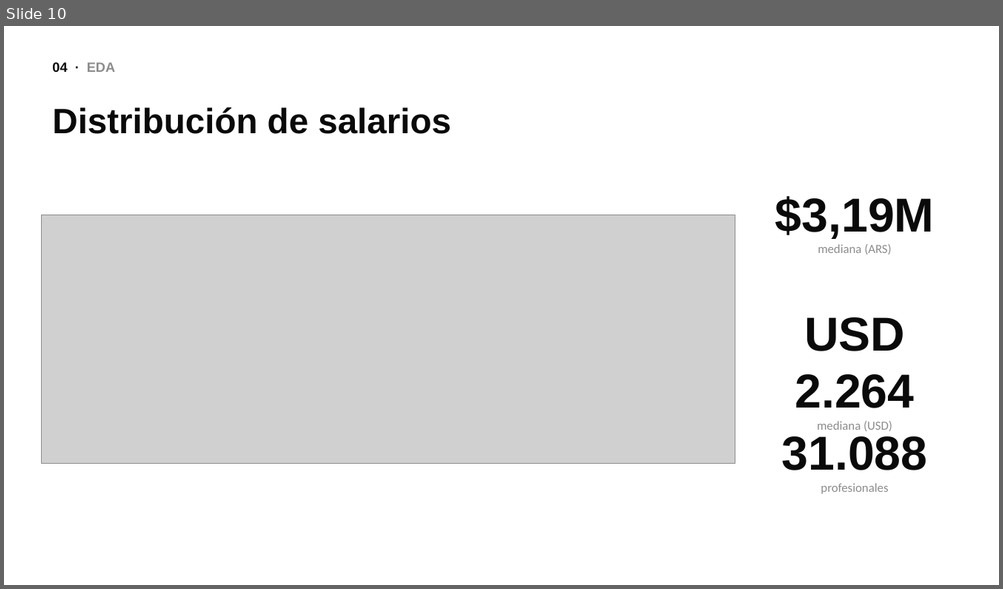
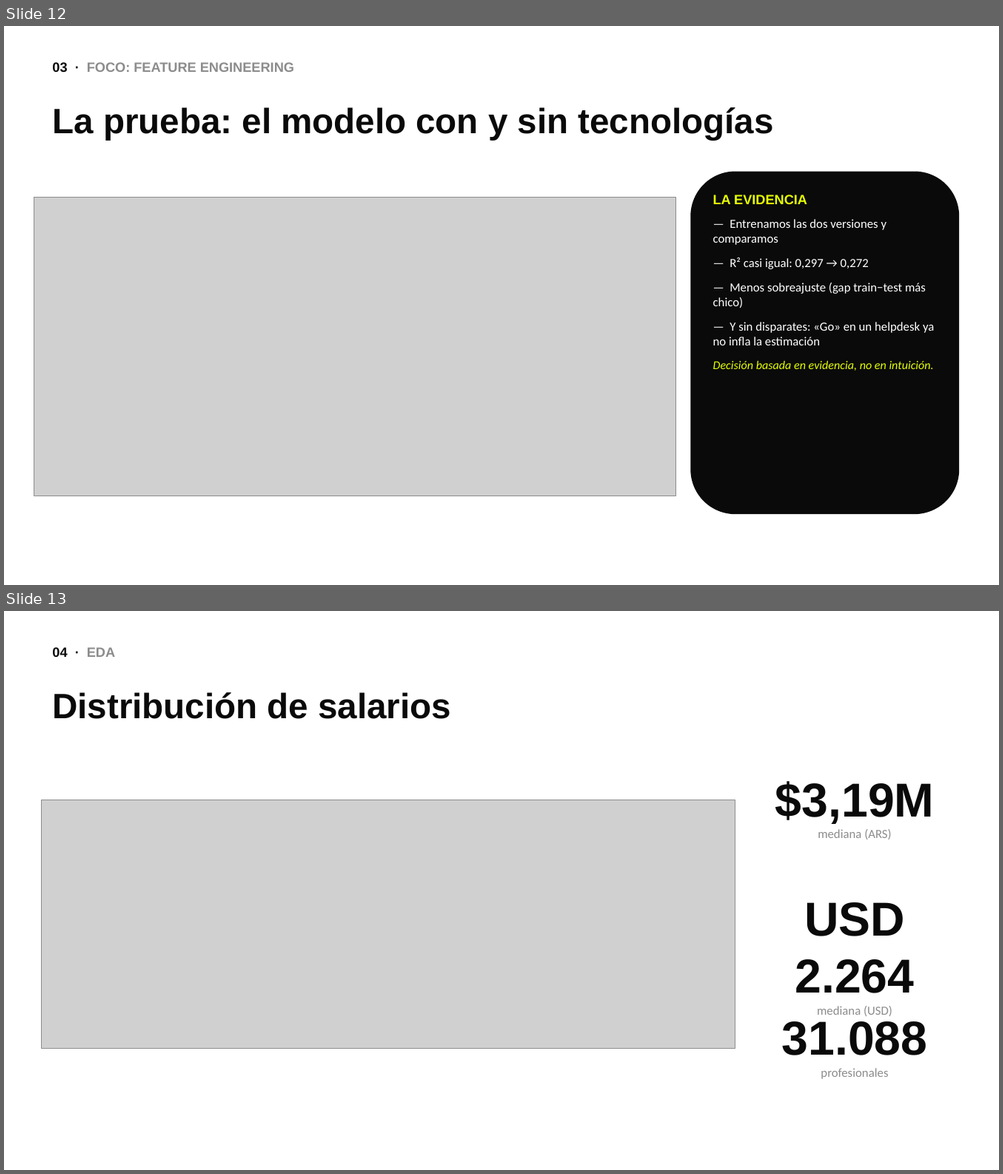
Before and after one commit to fbmassi/tpo-sueldos, a slide deck: presentacion/defensa_oral.pptx. Shown one above the other, each under a label of ours: slide 10 before the commit, slides 12 and 13 after it. The pictures are 1003x589 and 1003x1174 pixels, drawn with LibreOffice and Linux fonts; fonts in the diff are those of the drawing; grey boxes stand for pictures. Boxes give left, top, right and bottom in pixels: in the first picture for what was removed or moved away, otherwise in the second. Text is boxed around its words. In the diff, an @@ line names an element or a change of style, - is before the commit and + after.

```diff
--- a/presentacion/defensa_oral.pptx
+++ b/presentacion/defensa_oral.pptx
@@ slide 12 added at bbox=[4, 26, 999, 585], background #FFFFFF @@
@@ text added at bbox=[52, 62, 294, 72], 13 pt, text #8C8C8C, bold @@
+03 · FOCO: FEATURE ENGINEERING
@@ text added at bbox=[52, 107, 774, 140], 34 pt, text #0A0A0A, bold @@
+La prueba: el modelo con y sin tecnologías
@@ rounded rectangle added at bbox=[691, 172, 959, 514], fill #0A0A0A @@
@@ picture added at bbox=[34, 197, 675, 496] @@
@@ text added at bbox=[713, 195, 933, 371], 12 pt, text #FFFFFF @@
+LA EVIDENCIA
+— Entrenamos las dos versiones y comparamos
+— R² casi igual: 0,297 → 0,272
+— Menos sobreajuste (gap train−test más chico)
+— Y sin disparates: «Go» en un helpdesk ya no infla la estimación
+Decisión basada en evidencia, no en intuición.
@@ what was slide 10 is now slide 13 @@
```
Also in this commit, not shown: 2 other slides added, 5 other files.
